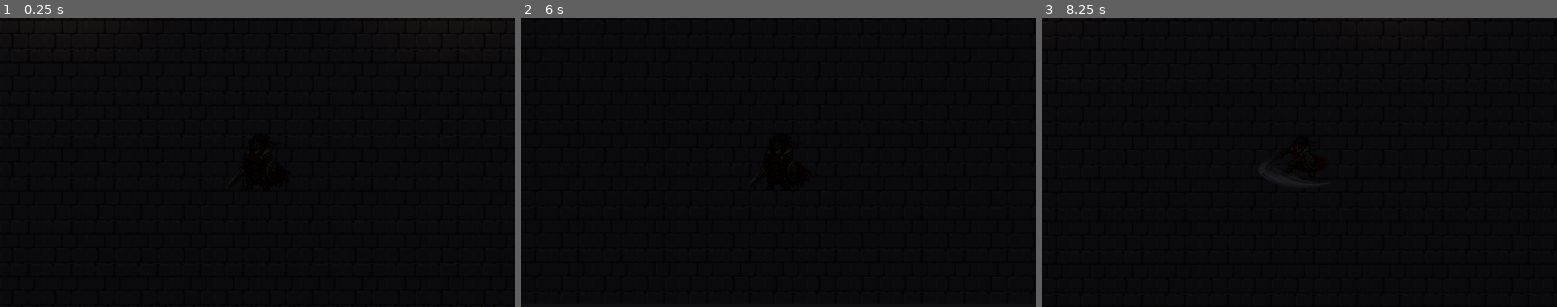
Above: before the commit, frames 1-3 (left to right).
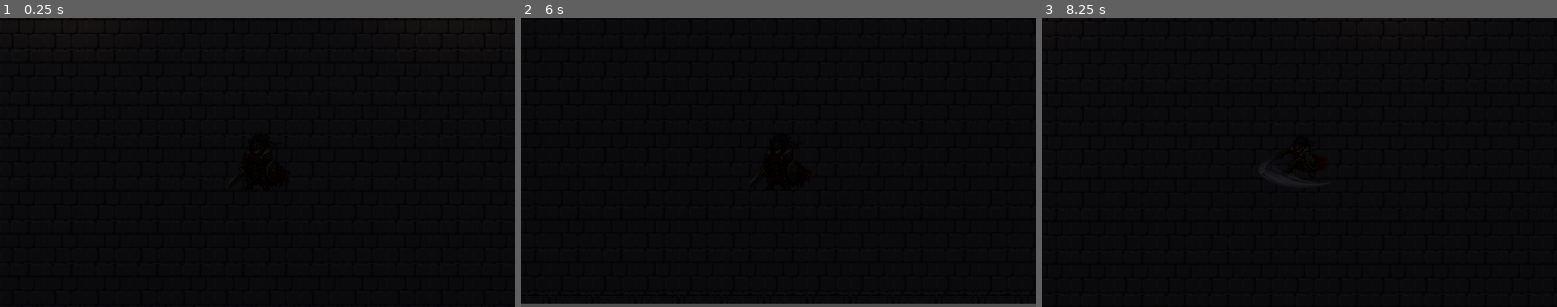
Above: after the commit, the same moments.

Repository: martingamedev8/Pixel-game
Game: Godot game, scene res://main.tscn
The game is run twice, just before and just after one commit, with the same random seed, the same clock (stepped at 60 frames per second) and the same inputs.
Inputs (mouse positions are in pixels of both pictures, inside the frame that each line leads up to):
- Up to frame 1 (0.25 s): no input
- Up to frame 2 (6 s): tap Enter at 0.5, 2, 3.5 s; move the mouse to (891, 148) at 0.52 s; hold Right (ui_right) 0.53-1.25 s; tap E (attack) every 1.5 s from 0.6 to 5.1 s; click (891, 148) at 0.67 s; tap Space at 1.25, 2.75, 4.25 s; drag from (675, 176) to (752, 220) at 1.27 s; move the mouse to (830, 98) at 2.02 s; hold Right (ui_right) 2.03-2.75 s; drag from (752, 220) to (624, 119) at 2.77 s; move the mouse to (933, 205) at 3.52 s; hold Left (ui_left) 3.53-4.25 s; drag from (624, 119) to (701, 90) at 4.27 s; move the mouse to (804, 162) at 5.02 s; hold Down (ui_down) 5.03-5.75 s; click (804, 162) at 5.17 s; drag from (701, 90) to (675, 176) at 5.77 s
- Up to frame 3 (8.25 s): move the mouse to (1412, 148) at 6.52 s; hold Up (ui_up) 6.53-7.25 s; tap E (attack) at 6.6, 8.1 s; drag from (1196, 176) to (1273, 220) at 7.27 s; move the mouse to (1351, 98) at 8.02 s; hold Down (ui_down) from 8.03 s (still down)

The runs differ from the first frame. In frame 2, 1.1% of the frame differs, in the area x 0-100%, y 98-100%; in frame 3, less than 0.1%.

Commit message:
feat: add walls and animation to candle

Diff:
--- a/main.tscn
+++ b/main.tscn
@@ -2,9 +2,14 @@
 
 [ext_resource type="Script" uid="uid://c81jgwf8i0kyo" path="res://player.gd" id="1"]
 [ext_resource type="Texture2D" uid="uid://dk20mppuq8xea" path="res://floor-assets/castle_cellar_floor_tile_01.png" id="2"]
-[ext_resource type="Texture2D" path="res://walls/stone/02_wall_back_north.png" id="3"]
-[ext_resource type="Texture2D" path="res://torches/torch_asset_02.png" id="4"]
-[ext_resource type="Script" path="res://torch_light.gd" id="5"]
+[ext_resource type="Texture2D" uid="uid://bk1inbn23cfdi" path="res://walls/stone/02_wall_back_north.png" id="3"]
+[ext_resource type="SpriteFrames" uid="uid://bktorchsf0001" path="res://torches/wall_torch/wall_torch_sprite_frames.tres" id="4"]
+[ext_resource type="Script" uid="uid://7s4uov6kahnf" path="res://torch_light.gd" id="5"]
+[ext_resource type="Texture2D" uid="uid://c21m42h04eaas" path="res://walls/stone/wall-bottom.png" id="5_7mycd"]
+[ext_resource type="Texture2D" uid="uid://k62nb3o8kgv0" path="res://walls/stone/wall-east-west.png" id="6_272bh"]
+
+[sub_resource type="RectangleShape2D" id="RectangleShape2D_2"]
+size = Vector2(640, 32)
 
 [sub_resource type="Gradient" id="Gradient_torch"]
 offsets = PackedFloat32Array(0, 0.18, 0.42, 1)
@@ -18,9 +23,6 @@
 fill_from = Vector2(0.5, 0.5)
 fill_to = Vector2(1, 0.5)
 
-[sub_resource type="RectangleShape2D" id="RectangleShape2D_2"]
-size = Vector2(640, 32)
-
 [sub_resource type="RectangleShape2D" id="RectangleShape2D_4"]
 size = Vector2(640, 24)
 
@@ -36,7 +38,6 @@
 color = Color(0.11, 0.11, 0.14, 1)
 
 [node name="Floor" type="TextureRect" parent="World" unique_id=2033970280]
-texture_filter = 0
 offset_left = -320.0
 offset_top = -180.0
 offset_right = 320.0
@@ -54,7 +55,6 @@
 shape = SubResource("RectangleShape2D_2")
 
 [node name="Visual" type="TextureRect" parent="World/Walls/WallTop" unique_id=1866677558]
-texture_filter = 0
 offset_left = -320.0
 offset_top = -16.0
 offset_right = 320.0
@@ -63,51 +63,123 @@
 texture = ExtResource("3")
 stretch_mode = 1
 
-[node name="TorchNorthLeft" type="Sprite2D" parent="World/Walls/WallTop" unique_id=877100001]
-texture_filter = 0
+[node name="TorchNorthLeft" type="AnimatedSprite2D" parent="World/Walls/WallTop" unique_id=877100001]
 position = Vector2(-144, 0)
 scale = Vector2(0.118, 0.118)
-texture = ExtResource("4")
-
-[node name="TorchNorthRight" type="Sprite2D" parent="World/Walls/WallTop" unique_id=877100002]
-texture_filter = 0
+sprite_frames = ExtResource("4")
+animation = &"default"
+autoplay = "default"
+
+[node name="TorchNorthRight" type="AnimatedSprite2D" parent="World/Walls/WallTop" unique_id=877100002]
 position = Vector2(144, 0)
 scale = Vector2(0.118, 0.118)
-texture = ExtResource("4")
+sprite_frames = ExtResource("4")
+animation = &"default"
+autoplay = "default"
 flip_h = true
 
 [node name="TorchLightLeft" type="PointLight2D" parent="World/Walls/WallTop" unique_id=877100010]
-position = Vector2(-144, 8)
-enabled = true
+position = Vector2(-143.20001, 8)
 color = Color(1, 0.82, 0.58, 1)
 energy = 0.72
-blend_mode = 0
 texture = SubResource("GradientTexture2D_torch")
 texture_scale = 2.35
 script = ExtResource("5")
 
 [node name="TorchLightRight" type="PointLight2D" parent="World/Walls/WallTop" unique_id=877100011]
 position = Vector2(144, 8)
-enabled = true
 color = Color(1, 0.82, 0.58, 1)
 energy = 0.72
-blend_mode = 0
 texture = SubResource("GradientTexture2D_torch")
 texture_scale = 2.35
 script = ExtResource("5")
 
 [node name="WallBottom" type="StaticBody2D" parent="World/Walls" unique_id=1293791465]
+z_index = 1
 position = Vector2(0, 192)
 
 [node name="CollisionShape2D" type="CollisionShape2D" parent="World/Walls/WallBottom" unique_id=2102984354]
 shape = SubResource("RectangleShape2D_4")
 
-[node name="Visual" type="ColorRect" parent="World/Walls/WallBottom" unique_id=1248797143]
-offset_left = -320.0
-offset_top = -12.0
-offset_right = 320.0
-offset_bottom = 12.0
-color = Color(0.5, 0.5, 0.55, 1)
+[node name="Sprite2D" type="Sprite2D" parent="World/Walls/WallBottom" unique_id=1333359336]
+position = Vector2(-304, -15)
+texture = ExtResource("5_7mycd")
+
+[node name="Sprite2D2" type="Sprite2D" parent="World/Walls/WallBottom" unique_id=1329468490]
+position = Vector2(-272, -15)
+texture = ExtResource("5_7mycd")
+
+[node name="Sprite2D3" type="Sprite2D" parent="World/Walls/WallBottom" unique_id=14869894]
+position = Vector2(-240, -15)
+texture = ExtResource("5_7mycd")
+
+[node name="Sprite2D4" type="Sprite2D" parent="World/Walls/WallBottom" unique_id=272283452]
+position = Vector2(-208, -15)
+texture = ExtResource("5_7mycd")
+
+[node name="Sprite2D5" type="Sprite2D" parent="World/Walls/WallBottom" unique_id=1392642323]
+position = Vector2(-176, -15)
+texture = ExtResource("5_7mycd")
+
+[node name="Sprite2D6" type="Sprite2D" parent="World/Walls/WallBottom" unique_id=2118139153]
+position = Vector2(-144, -15)
+texture = ExtResource("5_7mycd")
+
+[node name="Sprite2D7" type="Sprite2D" parent="World/Walls/WallBottom" unique_id=790793503]
+position = Vector2(-112, -15)
+texture = ExtResource("5_7mycd")
+
+[node name="Sprite2D8" type="Sprite2D" parent="World/Walls/WallBottom" unique_id=470406447]
+position = Vector2(-80, -15)
+texture = ExtResource("5_7mycd")
+
+[node name="Sprite2D9" type="Sprite2D" parent="World/Walls/WallBottom" unique_id=629115435]
+position = Vector2(-48, -15)
+texture = ExtResource("5_7mycd")
+
+[node name="Sprite2D10" type="Sprite2D" parent="World/Walls/WallBottom" unique_id=1947426760]
+position = Vector2(-16, -15)
+texture = ExtResource("5_7mycd")
+
+[node name="Sprite2D11" type="Sprite2D" parent="World/Walls/WallBottom" unique_id=1319807540]
+position = Vector2(16, -15)
+texture = ExtResource("5_7mycd")
+
+[node name="Sprite2D12" type="Sprite2D" parent="World/Walls/WallBottom" unique_id=1950757711]
+position = Vector2(48, -15)
+texture = ExtResource("5_7mycd")
+
+[node name="Sprite2D13" type="Sprite2D" parent="World/Walls/WallBottom" unique_id=28300489]
+position = Vector2(80, -15)
+texture = ExtResource("5_7mycd")
+
+[node name="Sprite2D14" type="Sprite2D" parent="World/Walls/WallBottom" unique_id=518936157]
+position = Vector2(112, -15)
+texture = ExtResource("5_7mycd")
+
+[node name="Sprite2D15" type="Sprite2D" parent="World/Walls/WallBottom" unique_id=87216574]
+position = Vector2(144, -15)
+texture = ExtResource("5_7mycd")
+
+[node name="Sprite2D16" type="Sprite2D" parent="World/Walls/WallBottom" unique_id=1957650078]
+position = Vector2(176, -15)
+texture = ExtResource("5_7mycd")
+
+[node name="Sprite2D17" type="Sprite2D" parent="World/Walls/WallBottom" unique_id=1853457367]
+position = Vector2(208, -15)
+texture = ExtResource("5_7mycd")
+
+[node name="Sprite2D18" type="Sprite2D" parent="World/Walls/WallBottom" unique_id=2029625681]
+position = Vector2(240, -15)
+texture = ExtResource("5_7mycd")
+
+[node name="Sprite2D19" type="Sprite2D" parent="World/Walls/WallBottom" unique_id=66847329]
+position = Vector2(272, -15)
+texture = ExtResource("5_7mycd")
+
+[node name="Sprite2D20" type="Sprite2D" parent="World/Walls/WallBottom" unique_id=1895628454]
+position = Vector2(304, -15)
+texture = ExtResource("5_7mycd")
 
 [node name="WallLeft" type="StaticBody2D" parent="World/Walls" unique_id=1769334699]
 position = Vector2(-332, 0)
@@ -115,12 +187,70 @@
 [node name="CollisionShape2D" type="CollisionShape2D" parent="World/Walls/WallLeft" unique_id=829502073]
 shape = SubResource("RectangleShape2D_3")
 
-[node name="Visual" type="ColorRect" parent="World/Walls/WallLeft" unique_id=1933782840]
-offset_left = -12.0
-offset_top = -180.0
-offset_right = 12.0
-offset_bottom = 180.0
-color = Color(0.5, 0.5, 0.55, 1)
+[node name="Sprite2D" type="Sprite2D" parent="World/Walls/WallLeft" unique_id=1525634519]
+position = Vector2(8.799988, -196)
+rotation = 3.1415927
+texture = ExtResource("6_272bh")
+
+[node name="Sprite2D2" type="Sprite2D" parent="World/Walls/WallLeft" unique_id=719065588]
+position = Vector2(8.799988, -164)
+rotation = 3.1415927
+texture = ExtResource("6_272bh")
+
+[node name="Sprite2D3" type="Sprite2D" parent="World/Walls/WallLeft" unique_id=1104453809]
+position = Vector2(8.799988, -132)
+rotation = 3.1415927
+texture = ExtResource("6_272bh")
+
+[node name="Sprite2D4" type="Sprite2D" parent="World/Walls/WallLeft" unique_id=1552131653]
+position = Vector2(8.799988, -100)
+rotation = 3.1415927
+texture = ExtResource("6_272bh")
+
+[node name="Sprite2D5" type="Sprite2D" parent="World/Walls/WallLeft" unique_id=388223685]
+position = Vector2(8.799988, -68)
+rotation = 3.1415927
+texture = ExtResource("6_272bh")
+
+[node name="Sprite2D6" type="Sprite2D" parent="World/Walls/WallLeft" unique_id=1647641378]
+position = Vector2(8.799988, -36)
+rotation = 3.1415927
+texture = ExtResource("6_272bh")
+
+[node name="Sprite2D7" type="Sprite2D" parent="World/Walls/WallLeft" unique_id=376031485]
+position = Vector2(8.799988, -4)
+rotation = 3.1415927
+texture = ExtResource("6_272bh")
+
+[node name="Sprite2D8" type="Sprite2D" parent="World/Walls/WallLeft" unique_id=1324533463]
+position = Vector2(8.799988, 28)
+rotation = 3.1415927
+texture = ExtResource("6_272bh")
+
+[node name="Sprite2D9" type="Sprite2D" parent="World/Walls/WallLeft" unique_id=1845895735]
+position = Vector2(8.799988, 60)
+rotation = 3.1415927
+texture = ExtResource("6_272bh")
+
+[node name="Sprite2D10" type="Sprite2D" parent="World/Walls/WallLeft" unique_id=1022354440]
+position = Vector2(8.799988, 92)
+rotation = 3.1415927
+texture = ExtResource("6_272bh")
+
+[node name="Sprite2D11" type="Sprite2D" parent="World/Walls/WallLeft" unique_id=1338864980]
+position = Vector2(8.799988, 124)
+rotation = 3.1415927
+texture = ExtResource("6_272bh")
+
+[node name="Sprite2D12" type="Sprite2D" parent="World/Walls/WallLeft" unique_id=431667638]
+position = Vector2(8.799988, 156)
+rotation = 3.1415927
+texture = ExtResource("6_272bh")
+
+[node name="Sprite2D13" type="Sprite2D" parent="World/Walls/WallLeft" unique_id=1984897278]
+position = Vector2(8.799988, 164)
+rotation = 3.1415927
+texture = ExtResource("6_272bh")
 
 [node name="WallRight" type="StaticBody2D" parent="World/Walls" unique_id=1520979897]
 position = Vector2(332, 0)
@@ -135,6 +265,58 @@
 offset_bottom = 180.0
 color = Color(0.5, 0.5, 0.55, 1)
 
+[node name="Sprite2D" type="Sprite2D" parent="World/Walls/WallRight" unique_id=2103343910]
+position = Vector2(-8.5, -196)
+texture = ExtResource("6_272bh")
+
+[node name="Sprite2D2" type="Sprite2D" parent="World/Walls/WallRight" unique_id=1060518655]
+position = Vector2(-8.5, -164)
+texture = ExtResource("6_272bh")
+
+[node name="Sprite2D3" type="Sprite2D" parent="World/Walls/WallRight" unique_id=2061753721]
+position = Vector2(-8.5, -132)
+texture = ExtResource("6_272bh")
+
+[node name="Sprite2D4" type="Sprite2D" parent="World/Walls/WallRight" unique_id=754363291]
+position = Vector2(-8.5, -100)
+texture = ExtResource("6_272bh")
+
+[node name="Sprite2D5" type="Sprite2D" parent="World/Walls/WallRight" unique_id=1516172234]
+position = Vector2(-8.5, -68)
+texture = ExtResource("6_272bh")
+
+[node name="Sprite2D6" type="Sprite2D" parent="World/Walls/WallRight" unique_id=1666591822]
+position = Vector2(-8.5, -36)
+texture = ExtResource("6_272bh")
+
+[node name="Sprite2D7" type="Sprite2D" parent="World/Walls/WallRight" unique_id=1255742424]
+position = Vector2(-8.5, -4)
+texture = ExtResource("6_272bh")
+
+[node name="Sprite2D8" type="Sprite2D" parent="World/Walls/WallRight" unique_id=853663528]
+position = Vector2(-8.5, 28)
+texture = ExtResource("6_272bh")
+
+[node name="Sprite2D9" type="Sprite2D" parent="World/Walls/WallRight" unique_id=1148890142]
+position = Vector2(-8.5, 60)
+texture = ExtResource("6_272bh")
+
+[node name="Sprite2D10" type="Sprite2D" parent="World/Walls/WallRight" unique_id=1634241390]
+position = Vector2(-8.5, 92)
+texture = ExtResource("6_272bh")
+
+[node name="Sprite2D11" type="Sprite2D" parent="World/Walls/WallRight" unique_id=186614650]
+position = Vector2(-8.5, 124)
+texture = ExtResource("6_272bh")
+
+[node name="Sprite2D12" type="Sprite2D" parent="World/Walls/WallRight" unique_id=341161690]
+position = Vector2(-8.5, 156)
+texture = ExtResource("6_272bh")
+
+[node name="Sprite2D13" type="Sprite2D" parent="World/Walls/WallRight" unique_id=878250933]
+position = Vector2(-8.5, 164)
+texture = ExtResource("6_272bh")
+
 [node name="Player" type="CharacterBody2D" parent="World" unique_id=122494693]
 script = ExtResource("1")
 
--- /dev/null
+++ b/torches/wall_torch/wall_torch_sprite_frames.tres
@@ -0,0 +1,30 @@
+[gd_resource type="SpriteFrames" load_steps=6 format=3 uid="uid://bktorchsf0001"]
+
+[ext_resource type="Texture2D" uid="uid://bktorchf0001" path="res://torches/wall_torch/wall_torch_frame_01.png" id="1_fr1"]
+[ext_resource type="Texture2D" uid="uid://bktorchf0002" path="res://torches/wall_torch/wall_torch_frame_02.png" id="2_fr2"]
+[ext_resource type="Texture2D" uid="uid://bktorchf0003" path="res://torches/wall_torch/wall_torch_frame_03.png" id="3_fr3"]
+[ext_resource type="Texture2D" uid="uid://bktorchf0004" path="res://torches/wall_torch/wall_torch_frame_04.png" id="4_fr4"]
+[ext_resource type="Texture2D" uid="uid://bktorchf0005" path="res://torches/wall_torch/wall_torch_frame_05.png" id="5_fr5"]
+
+[resource]
+animations = [{
+"frames": [{
+"duration": 1.0,
+"texture": ExtResource("1_fr1")
+}, {
+"duration": 1.0,
+"texture": ExtResource("2_fr2")
+}, {
+"duration": 1.0,
+"texture": ExtResource("3_fr3")
+}, {
+"duration": 1.0,
+"texture": ExtResource("4_fr4")
+}, {
+"duration": 1.0,
+"texture": ExtResource("5_fr5")
+}],
+"loop": true,
+"name": &"default",
+"speed": 10.0
+}]
Binary file removed: torches/torch_asset_03.png
Binary file removed: torches/torch_asset_04.png
Binary file removed: torches/torch_asset_05.png
Not shown, removed: torches/torch_asset_05.png.import
Binary file removed: torches/torch_asset_06.png
Binary file removed: torches/torch_asset_07.png
Binary file removed: torches/torch_asset_08.png
Binary file removed: torches/torch_asset_09.png
Binary file removed: torches/torch_asset_10.png
Renamed: torches/torch_asset_02.png -> torches/wall_torch/wall_torch_frame_01.png
Not shown, changed: torches/wall_torch/wall_torch_frame_01.png.import
Binary file added: torches/wall_torch/wall_torch_frame_02.png
(and 13 more such lines)
